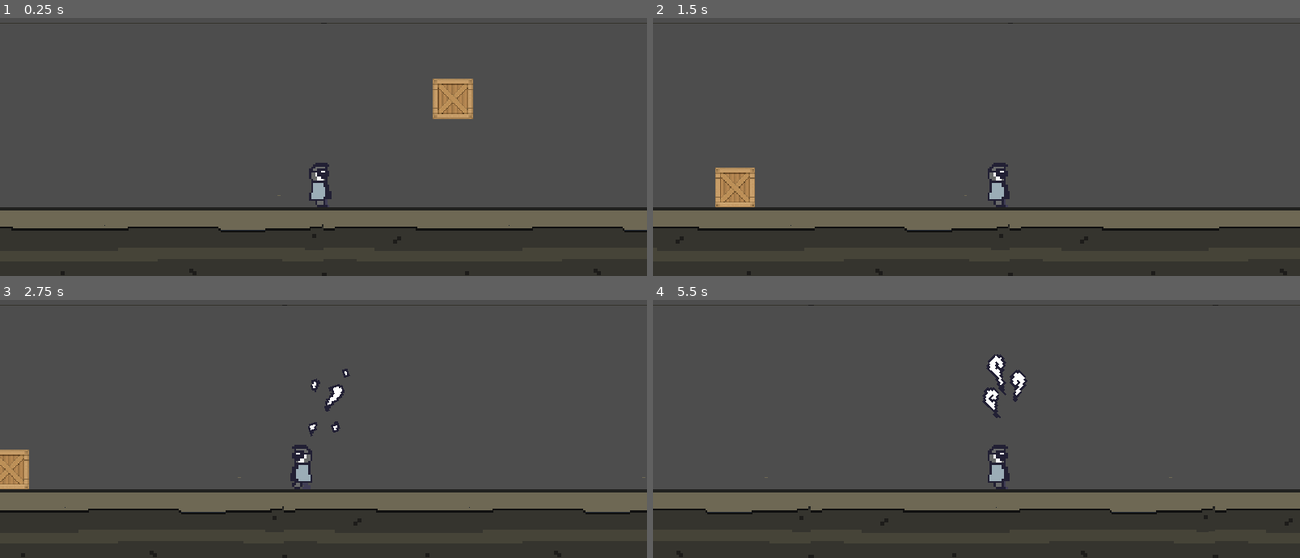
Above: before the commit, frames 1-4 (two rows, left to right).
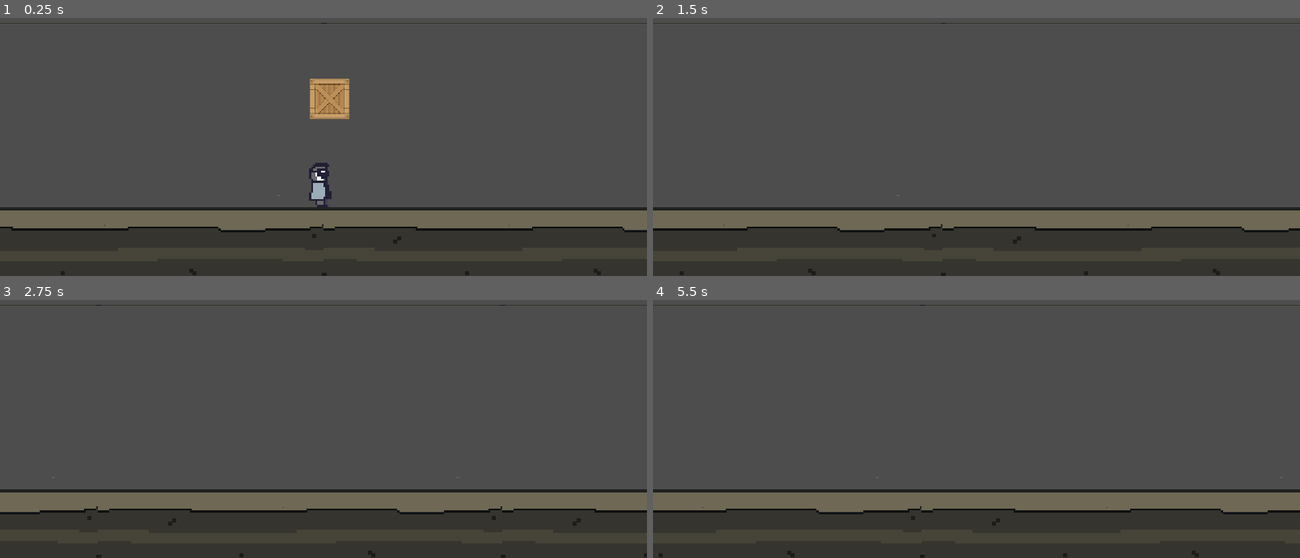
Above: after the commit, the same moments.

Repository: RobChiocchio/godot-wild-jam-58
Game: Godot game, scene res://scenes/level.tscn
The game is run twice, just before and just after one commit, with the same random seed, the same clock (stepped at 60 frames per second) and the same inputs.
Inputs (mouse positions are in pixels of both pictures, inside the frame that each line leads up to):
- Up to frame 1 (0.25 s): no input
- Up to frame 2 (1.5 s): move the mouse to (1118, 54) at 0.52 s; press the mouse at (1118, 54) at 0.53 s; hold D (move_right) from 0.53 s (still down); tap W (jump) at 0.77 s; move the mouse to (847, 92) at 1.27 s; release the mouse at (847, 92) at 1.28 s; right-click (847, 92) at 1.35 s
- Up to frame 3 (2.75 s): tap W (jump) at 1.52 s; move the mouse to (outside the picture) at 2.02 s; release D (move_right) at 2.03 s; press the mouse at (outside the picture) at 2.03 s; hold A (move_left) from 2.03 s (still down)
- Up to frame 4 (5.5 s): move the mouse to (944, 436) at 2.77 s; release A (move_left) at 2.78 s; release the mouse at (944, 436) at 2.78 s; hold D (move_right) 2.78-4.28 s; right-click (944, 436) at 2.85 s; tap W (jump) at 3.02, 3.77, 4.52 s; move the mouse to (1170, 416) at 3.52 s; press the mouse at (1170, 416) at 3.53 s; move the mouse to (outside the picture) at 4.27 s; release the mouse at (outside the picture) at 4.28 s; hold A (move_left) 4.28-5.03 s; right-click (outside the picture) at 4.35 s; move the mouse to (1008, 356) at 5.02 s; press the mouse at (1008, 356) at 5.03 s; hold D (move_right) from 5.03 s (still down)

The runs differ from the first frame. In frame 1, 1.9% of the frame differs, in the area x 47-74%, y 23-40%; in frame 2, 2.6%; in frame 3, 2.1%; in frame 4, 2.6%, in the area x 0-100%, y 21-84%.

Commit message:
Drop box on player

Diff:
--- a/scenes/level.tscn
+++ b/scenes/level.tscn
@@ -25,7 +25,7 @@
 scroll_ignore_camera_zoom = true
 
 [node name="TestBox" type="RigidBody2D" parent="."]
-position = Vector2(64, -82)
+position = Vector2(3, -82)
 script = ExtResource("4_wp5k8")
 
 [node name="CollisionShape2D" type="CollisionShape2D" parent="TestBox"]
